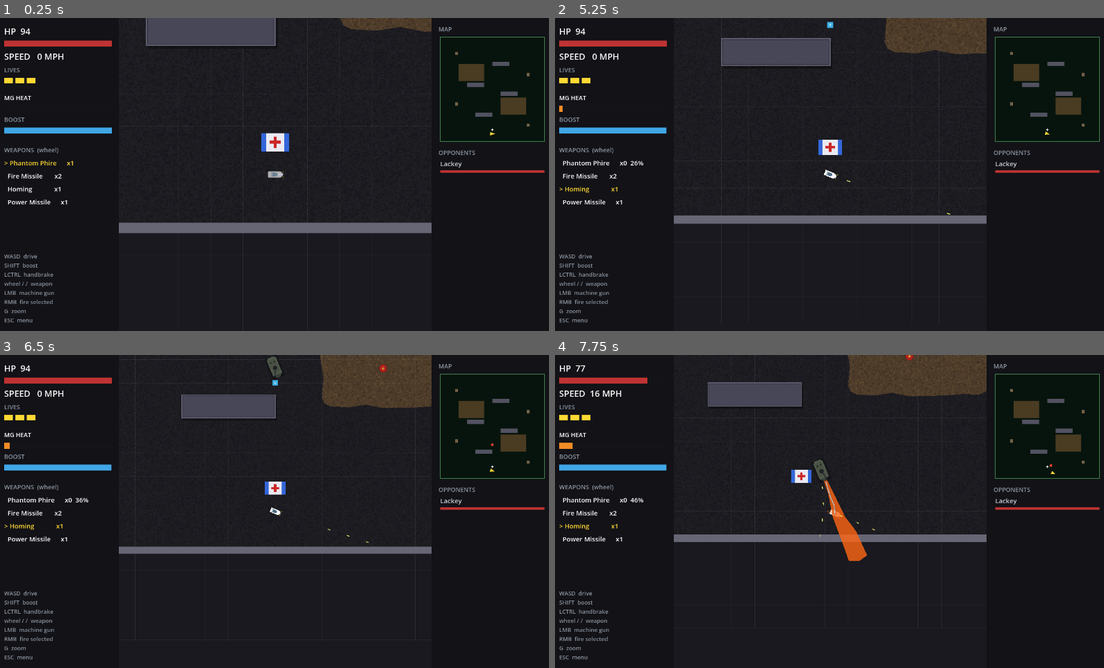
Above: before the commit, frames 1-4 (two rows, left to right).
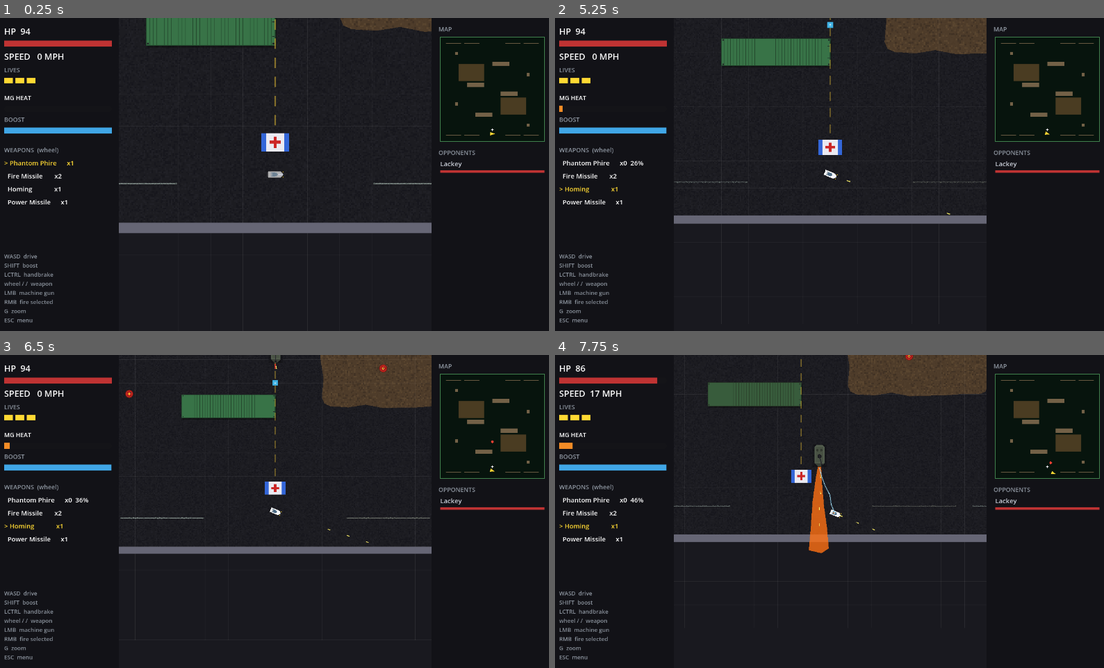
Above: after the commit, the same moments.

Repository: b3p3k0/bentchrome
Game: Godot game, scene res://levels/depot/depot.tscn
Two runs of this game, one before a commit and one after it. Both use one fixed random seed, a clock stepped at 60 frames per second and the inputs below. This scene is started directly instead of the project's main scene.
Inputs (mouse positions are in pixels of both pictures, inside the frame that each line leads up to):
- Up to frame 1 (0.25 s): no input
- Up to frame 2 (5.25 s): tap Enter (select_confirm) at 0.5, 4.25, 5 s; move the mouse to (950, 158) at 0.52 s; hold D (move_right) 0.53-1.25 s; tap Shift (boost) at 0.6 s; click (950, 158) at 0.67 s; tap Space at 0.77, 3.77 s; drag from (719, 190) to (829, 143) at 1.27 s; move the mouse to (884, 105) at 2.02 s; hold D (move_right) 2.03-2.75 s; right-click (884, 105) at 2.1 s; drag from (802, 237) to (829, 174) at 2.77 s; move the mouse to (999, 221) at 3.52 s; hold A (move_left) 3.53-4.25 s; tap / (weapon_next) at 3.6 s; drag from (664, 127) to (829, 174) at 4.27 s; move the mouse to (856, 174) at 5.02 s; hold Ctrl (handbrake) from 5.03 s (still down); tap G (zoom_toggle) at 5.1 s; click (856, 174) at 5.17 s
- Up to frame 3 (6.5 s): release Ctrl (handbrake) at 5.75 s; drag from (192, 433) to (49, 486) at 5.77 s
- Up to frame 4 (7.75 s): move the mouse to (950, 495) at 6.52 s; hold W (move_up) 6.53-7.25 s; tap Backspace at 6.6 s; tap Space at 6.77 s; drag from (719, 527) to (834, 433) at 7.27 s

The runs differ from the first frame. In frame 1, 2.4% of the frame differs, in the area x 21-99%, y 0-54%; in frame 2, 2.1%; in frame 3, 1.8%; in frame 4, 3.2%, in the area x 3-99%, y 0-73%.

Commit message:
Card 4: the Depot dresses for a boss fight
Military yard, properly staged. The four gray cover slabs become real
mixed-livery shipping containers — destructible at 140 HP, so the arena
opens up as the duel chews through them. Chain-link runs line the north
and south walls with gate gaps at the center lane; bollards flank the
approach to the boss pad; two fresh barrel clusters wait near the yards
for chain-reaction opportunists. Stop-line paint boxes Lackey's spawn pad
into a containment square, a dashed approach lane leads the player in, and
streetlight pools plus manhole steam give the yard its night shift.

Co-Authored-By: Claude Fable 5 <noreply@anthropic.com>

Diff:
--- a/levels/depot/depot.tscn
+++ b/levels/depot/depot.tscn
@@ -12,6 +12,9 @@
 [ext_resource type="PackedScene" path="res://environment/health_station.tscn" id="10_heal"]
 [ext_resource type="Shader" path="res://shaders/terrain_speckle.gdshader" id="11_speck"]
 [ext_resource type="Script" path="res://levels/building_deco.gd" id="12_deco"]
+[ext_resource type="PackedScene" path="res://environment/clutter.tscn" id="20_clutter"]
+[ext_resource type="Script" path="res://environment/road_marks.gd" id="21_marks"]
+[ext_resource type="Script" path="res://environment/street_deco.gd" id="22_deco"]
 [ext_resource type="Resource" path="res://data/vehicles/lackey.tres" id="14_boss"]
 
 [sub_resource type="ShaderMaterial" id="SM_asphalt"]
@@ -101,53 +104,33 @@
 [node name="Col" type="CollisionShape2D" parent="Jump"]
 shape = SubResource("RectangleShape2D_ramp")
 
-[node name="Container1" type="StaticBody2D" parent="."]
-collision_layer = 4
-script = ExtResource("12_deco")
+[node name="Container1" parent="." instance=ExtResource("9_dblock")]
 position = Vector2(-512, -128)
-
-[node name="Vis" type="Polygon2D" parent="Container1"]
-color = Color(0.3, 0.3, 0.36, 1)
-polygon = PackedVector2Array(-256, -64, 256, -64, 256, 64, -256, 64)
-
-[node name="Col" type="CollisionShape2D" parent="Container1"]
-shape = SubResource("RectangleShape2D_container")
-
-[node name="Container2" type="StaticBody2D" parent="."]
-collision_layer = 4
-script = ExtResource("12_deco")
+size = Vector2(512, 128)
+max_hp = 140.0
+deco = &"container"
+livery = 0
+
+[node name="Container2" parent="." instance=ExtResource("9_dblock")]
 position = Vector2(512, 128)
-
-[node name="Vis" type="Polygon2D" parent="Container2"]
-color = Color(0.3, 0.3, 0.36, 1)
-polygon = PackedVector2Array(-256, -64, 256, -64, 256, 64, -256, 64)
-
-[node name="Col" type="CollisionShape2D" parent="Container2"]
-shape = SubResource("RectangleShape2D_container")
-
-[node name="Container3" type="StaticBody2D" parent="."]
-collision_layer = 4
-script = ExtResource("12_deco")
+size = Vector2(512, 128)
+max_hp = 140.0
+deco = &"container"
+livery = 1
+
+[node name="Container3" parent="." instance=ExtResource("9_dblock")]
 position = Vector2(-256, 768)
-
-[node name="Vis" type="Polygon2D" parent="Container3"]
-color = Color(0.3, 0.3, 0.36, 1)
-polygon = PackedVector2Array(-256, -64, 256, -64, 256, 64, -256, 64)
-
-[node name="Col" type="CollisionShape2D" parent="Container3"]
-shape = SubResource("RectangleShape2D_container")
-
-[node name="Container4" type="StaticBody2D" parent="."]
-collision_layer = 4
-script = ExtResource("12_deco")
+size = Vector2(512, 128)
+max_hp = 140.0
+deco = &"container"
+livery = 2
+
+[node name="Container4" parent="." instance=ExtResource("9_dblock")]
 position = Vector2(256, -768)
-
-[node name="Vis" type="Polygon2D" parent="Container4"]
-color = Color(0.3, 0.3, 0.36, 1)
-polygon = PackedVector2Array(-256, -64, 256, -64, 256, 64, -256, 64)
-
-[node name="Col" type="CollisionShape2D" parent="Container4"]
-shape = SubResource("RectangleShape2D_container")
+size = Vector2(512, 128)
+max_hp = 140.0
+deco = &"container"
+livery = 3
 
 [node name="Crate1" parent="." instance=ExtResource("9_dblock")]
 position = Vector2(-1088, 448)
@@ -172,6 +155,141 @@
 size = Vector2(96, 96)
 max_hp = 60.0
 deco = &"crate"
+
+[node name="FenceN1" parent="." instance=ExtResource("9_dblock")]
+position = Vector2(-1170, -1380)
+size = Vector2(460, 12)
+max_hp = 12.0
+deco = &"chainlink"
+
+[node name="FenceN2" parent="." instance=ExtResource("9_dblock")]
+position = Vector2(-620, -1380)
+size = Vector2(460, 12)
+max_hp = 12.0
+deco = &"chainlink"
+
+[node name="FenceN3" parent="." instance=ExtResource("9_dblock")]
+position = Vector2(620, -1380)
+size = Vector2(460, 12)
+max_hp = 12.0
+deco = &"chainlink"
+
+[node name="FenceN4" parent="." instance=ExtResource("9_dblock")]
+position = Vector2(1170, -1380)
+size = Vector2(460, 12)
+max_hp = 12.0
+deco = &"chainlink"
+
+[node name="FenceS1" parent="." instance=ExtResource("9_dblock")]
+position = Vector2(-1170, 1380)
+size = Vector2(460, 12)
+max_hp = 12.0
+deco = &"chainlink"
+
+[node name="FenceS2" parent="." instance=ExtResource("9_dblock")]
+position = Vector2(-620, 1380)
+size = Vector2(460, 12)
+max_hp = 12.0
+deco = &"chainlink"
+
+[node name="FenceS3" parent="." instance=ExtResource("9_dblock")]
+position = Vector2(620, 1380)
+size = Vector2(460, 12)
+max_hp = 12.0
+deco = &"chainlink"
+
+[node name="FenceS4" parent="." instance=ExtResource("9_dblock")]
+position = Vector2(1170, 1380)
+size = Vector2(460, 12)
+max_hp = 12.0
+deco = &"chainlink"
+
+[node name="BarrelNE1" parent="." instance=ExtResource("9_dblock")]
+position = Vector2(880, -620)
+size = Vector2(44, 44)
+max_hp = 30.0
+deco = &"barrel"
+
+[node name="BarrelNE2" parent="." instance=ExtResource("9_dblock")]
+position = Vector2(800, -700)
+size = Vector2(44, 44)
+max_hp = 30.0
+deco = &"barrel"
+
+[node name="BarrelSW1" parent="." instance=ExtResource("9_dblock")]
+position = Vector2(-880, 620)
+size = Vector2(44, 44)
+max_hp = 30.0
+deco = &"barrel"
+
+[node name="BarrelSW2" parent="." instance=ExtResource("9_dblock")]
+position = Vector2(-800, 700)
+size = Vector2(44, 44)
+max_hp = 30.0
+deco = &"barrel"
+
+[node name="BollardW" parent="." instance=ExtResource("20_clutter")]
+position = Vector2(-300, -720)
+kind = &"bollard"
+
+[node name="BollardE" parent="." instance=ExtResource("20_clutter")]
+position = Vector2(300, -720)
+kind = &"bollard"
+
+[node name="MarkPadN" type="Node2D" parent="."]
+script = ExtResource("21_marks")
+points = PackedVector2Array(-260, -1476, 260, -1476)
+style = &"stop_line"
+
+[node name="MarkPadS" type="Node2D" parent="."]
+script = ExtResource("21_marks")
+points = PackedVector2Array(-260, -956, 260, -956)
+style = &"stop_line"
+
+[node name="MarkPadW" type="Node2D" parent="."]
+script = ExtResource("21_marks")
+points = PackedVector2Array(-260, -1476, -260, -956)
+style = &"stop_line"
+
+[node name="MarkPadE" type="Node2D" parent="."]
+script = ExtResource("21_marks")
+points = PackedVector2Array(260, -1476, 260, -956)
+style = &"stop_line"
+
+[node name="MarkApproach" type="Node2D" parent="."]
+script = ExtResource("21_marks")
+points = PackedVector2Array(0, 1150, 0, -880)
+style = &"dashed_yellow"
+
+[node name="LightNW" type="Node2D" parent="."]
+script = ExtResource("22_deco")
+position = Vector2(-1300, -1300)
+kind = &"street_light"
+
+[node name="LightNE" type="Node2D" parent="."]
+script = ExtResource("22_deco")
+position = Vector2(1300, -1300)
+kind = &"street_light"
+
+[node name="LightSW" type="Node2D" parent="."]
+script = ExtResource("22_deco")
+position = Vector2(-1300, 1300)
+kind = &"street_light"
+
+[node name="LightSE" type="Node2D" parent="."]
+script = ExtResource("22_deco")
+position = Vector2(1300, 1300)
+kind = &"street_light"
+
+[node name="Steam1" type="Node2D" parent="."]
+script = ExtResource("22_deco")
+position = Vector2(400, 0)
+kind = &"manhole"
+
+[node name="Steam2" type="Node2D" parent="."]
+script = ExtResource("22_deco")
+position = Vector2(-420, 210)
+kind = &"manhole"
 
 [node name="HealthStation1" parent="." instance=ExtResource("10_heal")]
 position = Vector2(0, 1216)
Not shown: 1 places in levels/depot/depot.tscn that only renumber resources
